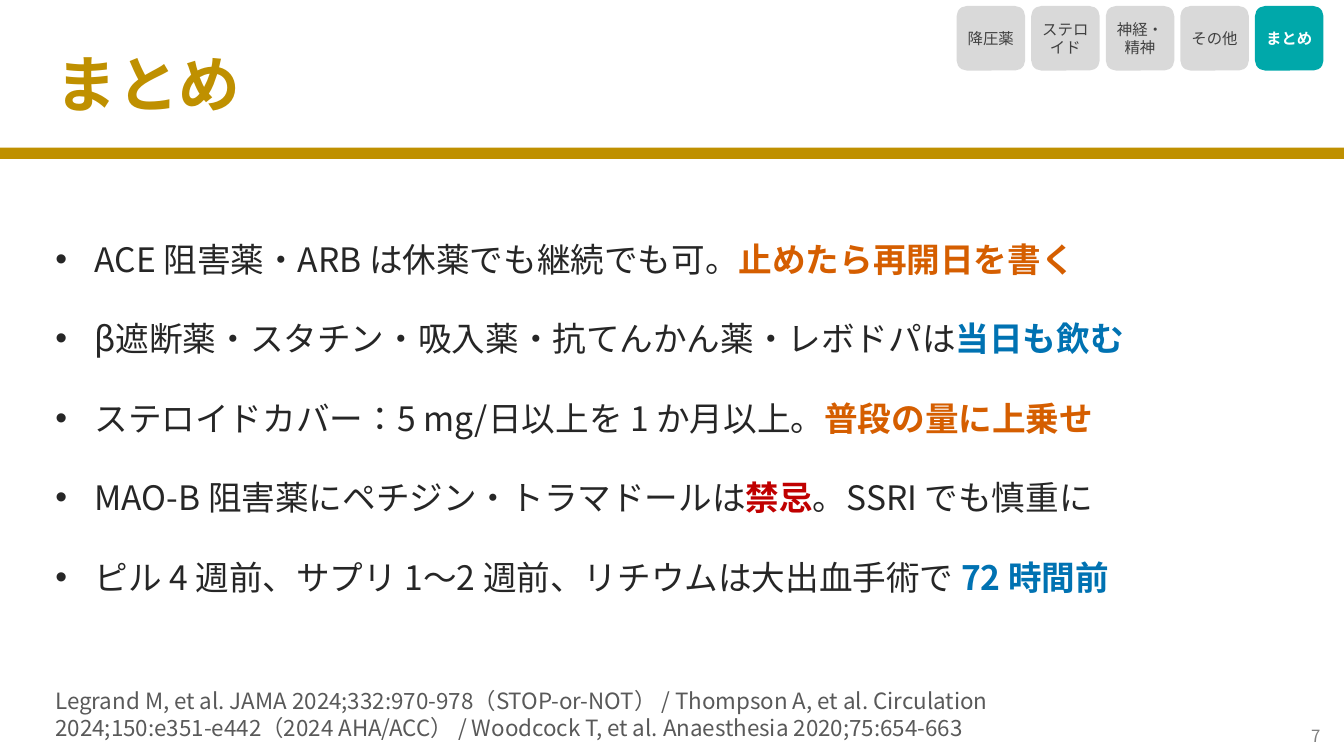
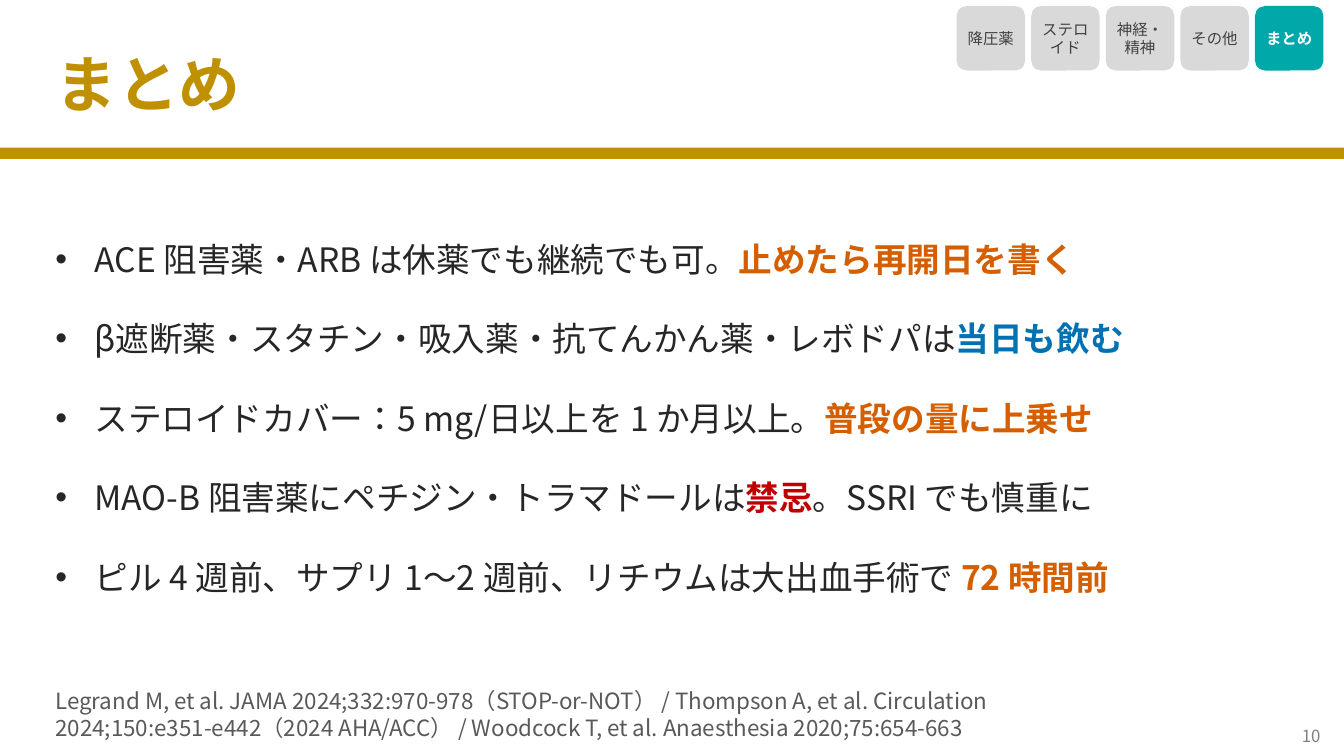
Before and after one commit to nobumitsu-3141/Anes-lecture, a slide deck: slide 11 of slides/4-14_other_chronic_drugs/4-14_other_chronic_drugs.pptx (slide 8 before the commit). Drawn at 1344x756 pixels with LibreOffice and Linux fonts; fonts in the diff are those of the drawing. Boxes give left, top, right and bottom in pixels: in the first picture for what was removed or moved away, otherwise in the second. Text is boxed around its words. In the diff, an @@ line names an element or a change of style, - is before the commit and + after.

```diff
--- a/slides/4-14_other_chronic_drugs/4-14_other_chronic_drugs.pptx
+++ b/slides/4-14_other_chronic_drugs/4-14_other_chronic_drugs.pptx
@@ text at (95, 561, 1109, 593): text colour #0072B2 to #D55E00 in "72 時間前" @@
@@ text at (1302, 729, 1321, 742): text changed @@
-7
+10
```
Also in this commit, not shown: 6 other slides changed, 3 slides added, 5 other files.
